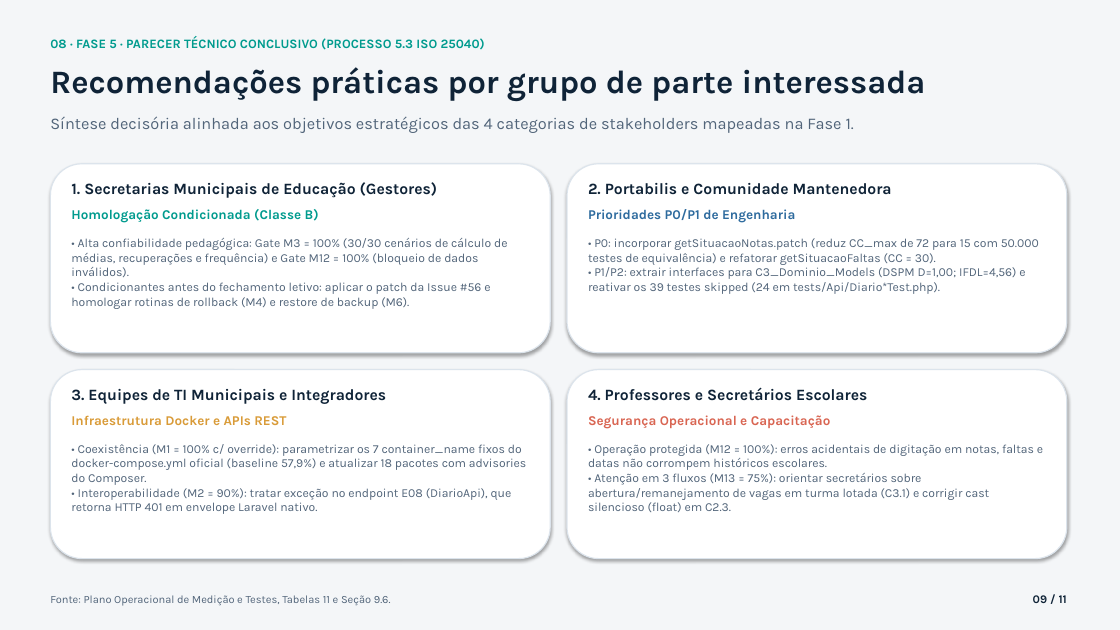
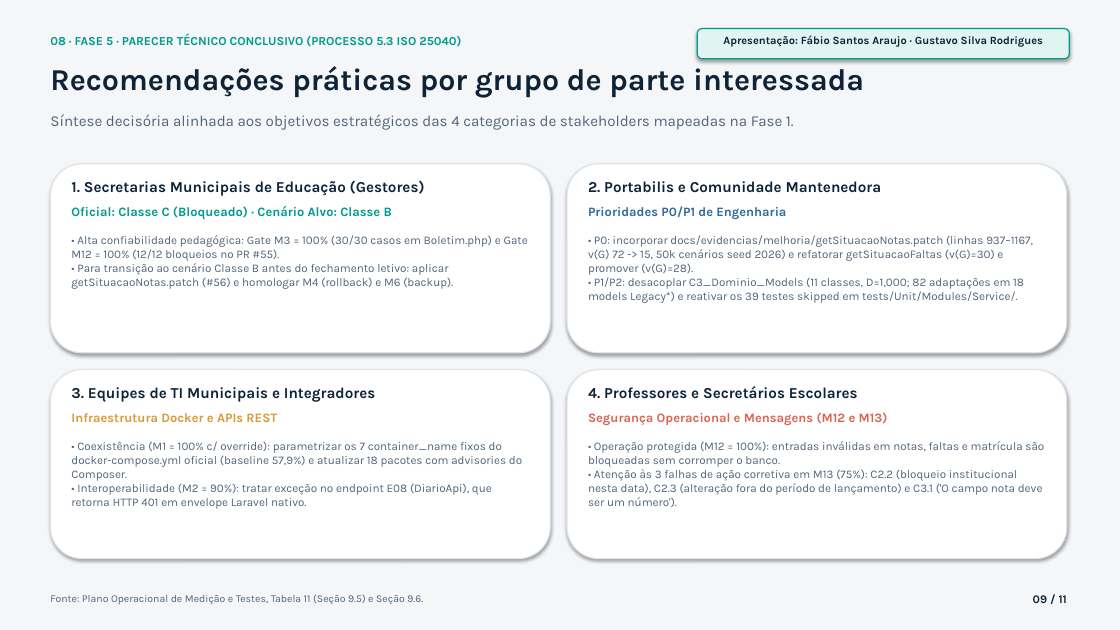
Before and after one commit to FCTE-Qualidade-de-Software-1/2026-2_T02_GRACE_HOPPER, a slide deck: slide 9 of docs/apresentacao_pc2.pptx. Drawn at 1120x630 pixels with LibreOffice and Linux fonts; fonts in the diff are those of the drawing. Boxes give left, top, right and bottom in pixels: in the first picture for what was removed or moved away, otherwise in the second. Text is boxed around its words. In the diff, an @@ line names an element or a change of style, - is before the commit and + after.

Commit message:
fix(fase-5,pc2): aplicar ajustes da revisao tecnica e resolver conflitos com a main (#47, #49)

```diff
--- a/docs/apresentacao_pc2.pptx
+++ b/docs/apresentacao_pc2.pptx
@@ rounded rectangle added at [697, 29, 1070, 59], fill #E0F4F1, outline #009B8E 1 pt @@
@@ text "08 · FASE 5 · ..." at [50, 34, 461, 47]: size 11 to 10.5 pt @@
@@ text added at [723, 35, 1043, 47], 9.5 pt, text #0F2337, bold @@
+Apresentação: Fábio Santos Araujo · Gustavo Silva Rodrigues
@@ text "Recomendações práticas por grupo de ..." at [50, 66, 864, 98]: size 28 to 26 pt @@
@@ text "Síntese decisória alinhada aos objetivos ..." at [50, 114, 794, 130]: size 14 to 13 pt @@
@@ text at [71, 206, 392, 219]: text changed; size 11.5 to 11 pt @@
-Homologação Condicionada (Classe B)
+Oficial: Classe C (Bloqueado) · Cenário Alvo: Classe B
@@ text "Prioridades P0/P1 de Engenharia" at [588, 206, 786, 219]: size 11.5 to 11 pt @@
@@ text at [71, 235, 528, 289]: text changed; size 10.5 to 10 pt @@
-• Alta confiabilidade pedagógica: Gate M3 = 100% (30/30 cenários de cálculo de médias, recuperações e frequência) e Gate M12 = 100% (bloqueio de dados inválidos).
-• Condicionantes antes do fechamento letivo: aplicar o patch da Issue #56 e homologar rotinas de rollback (M4) e restore de backup (M6).
+• Alta confiabilidade pedagógica: Gate M3 = 100% (30/30 casos em Boletim.php) e Gate M12 = 100% (12/12 bloqueios no PR #55).
+• Para transição ao cenário Classe B antes do fechamento letivo: aplicar getSituacaoNotas.patch (#56) e homologar M4 (rollback) e M6 (backup).
@@ text at [588, 235, 1033, 303]: text changed; size 10.5 to 10 pt @@
-• P0: incorporar getSituacaoNotas.patch (reduz CC_max de 72 para 15 com 50.000 testes de equivalência) e refatorar getSituacaoFaltas (CC = 30).
-• P1/P2: extrair interfaces para C3_Dominio_Models (DSPM D=1,00; IFDL=4,56) e reativar os 39 testes skipped (24 em tests/Api/Diario*Test.php).
+• P0: incorporar docs/evidencias/melhoria/getSituacaoNotas.patch (linhas 937–1167, v(G) 72 -> 15, 50k cenários seed 2026) e refatorar getSituacaoFaltas (v(G)=30) e promover (v(G)=28).
+• P1/P2: desacoplar C3_Dominio_Models (11 classes, D=1,000; 82 adaptações em 18 models Legacy*) e reativar os 39 testes skipped em tests/Unit/Modules/Service/.
@@ size 13.5 to 13 pt in 4 elements at [71, 180, 425, 196], [588, 181, 882, 192], [71, 387, 375, 402], [588, 386, 858, 399] @@
@@ text "Infraestrutura Docker e APIs REST" at [71, 413, 277, 422]: size 11.5 to 11 pt @@
@@ text at [588, 412, 888, 425]: text changed; size 11.5 to 11 pt @@
-Segurança Operacional e Capacitação
+Segurança Operacional e Mensagens (M12 e M13)
@@ text "• Coexistência (M1 = 100% ..." at [71, 441, 522, 509]: size 10.5 to 10 pt @@
@@ text at [588, 441, 1044, 507]: text changed; size 10.5 to 10 pt @@
-• Operação protegida (M12 = 100%): erros acidentais de digitação em notas, faltas e datas não corrompem históricos escolares.
-• Atenção em 3 fluxos (M13 = 75%): orientar secretários sobre abertura/remanejamento de vagas em turma lotada (C3.1) e corrigir cast silencioso (float) em C2.3.
+• Operação protegida (M12 = 100%): entradas inválidas em notas, faltas e matrícula são bloqueadas sem corromper o banco.
+• Atenção às 3 falhas de ação corretiva em M13 (75%): C2.2 (bloqueio institucional nesta data), C2.3 (alteração fora do período de lançamento) e C3.1 ('O campo nota deve ser um número').
@@ text at [50, 594, 423, 605]: text changed; size 9.5 to 9 pt @@
-Fonte: Plano Operacional de Medição e Testes, Tabelas 11 e Seção 9.6.
+Fonte: Plano Operacional de Medição e Testes, Tabela 11 (Seção 9.5) e Seção 9.6.
```
Also in this commit, not shown: 10 other slides changed, 11 other files.
